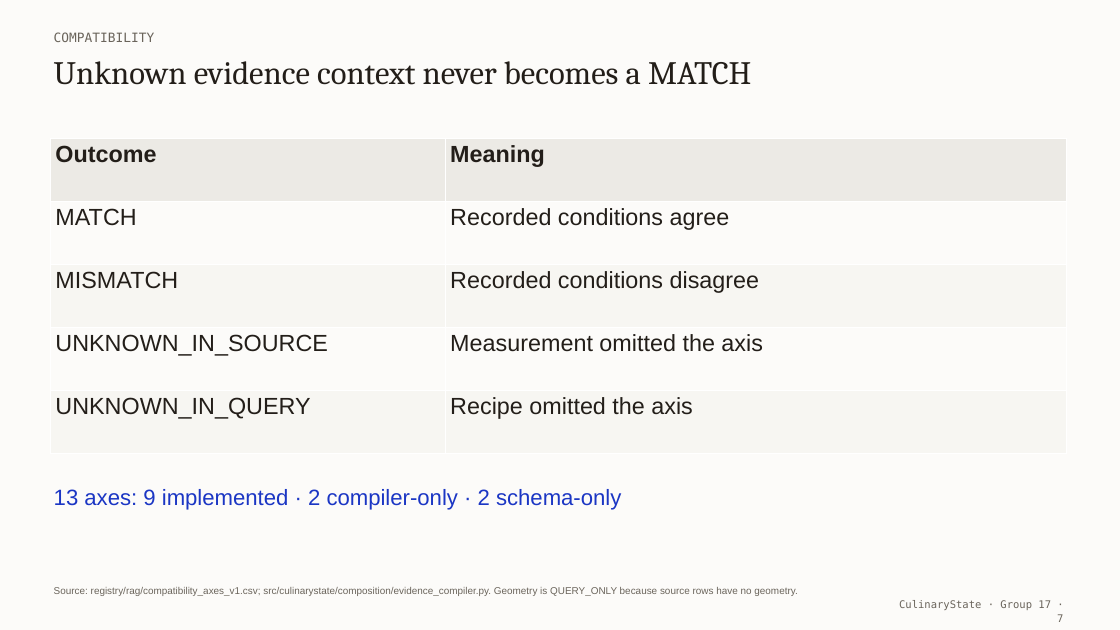
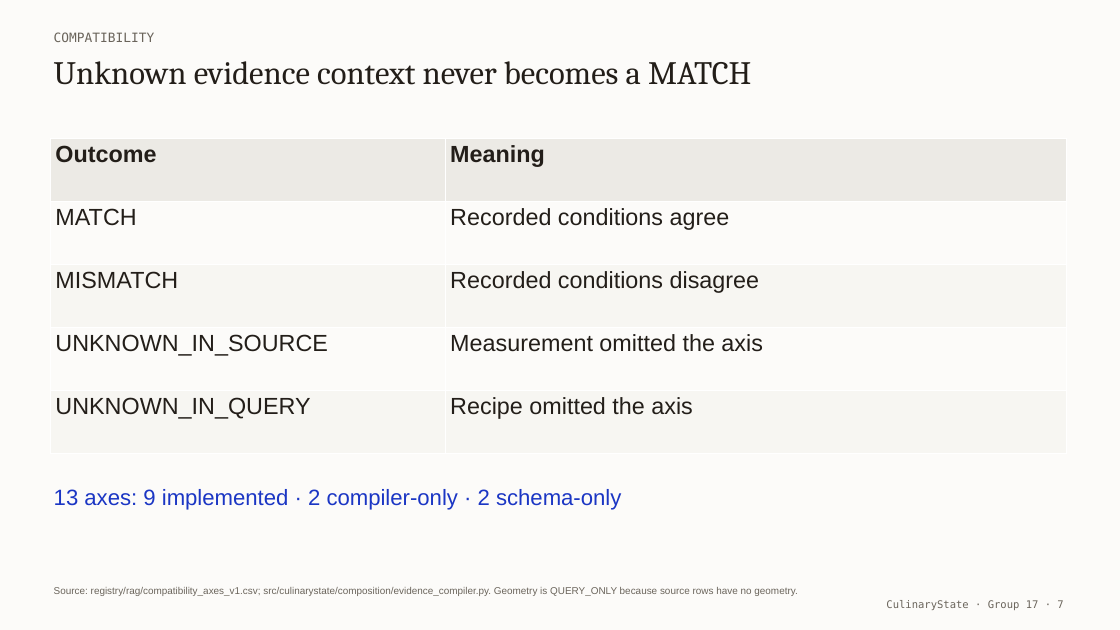
Before and after one commit to kushiiitd05/culinarystate, a slide deck: slide 7 of reports/final/CulinaryState_final.pptx. Drawn at 1120x630 pixels with LibreOffice and Linux fonts; fonts in the diff are those of the drawing. Boxes give left, top, right and bottom in pixels: in the first picture for what was removed or moved away, otherwise in the second. Text is boxed around its words. In the diff, an @@ line names an element or a change of style, - is before the commit and + after.

```diff
--- a/reports/final/CulinaryState_final.pptx
+++ b/reports/final/CulinaryState_final.pptx
@@ text "CulinaryState · Group 17 · ..." rewrapped from box(899, 600, 1063, 622) to box(886, 600, 1063, 610) @@
```
Also in this commit, not shown: 17 other slides changed.
